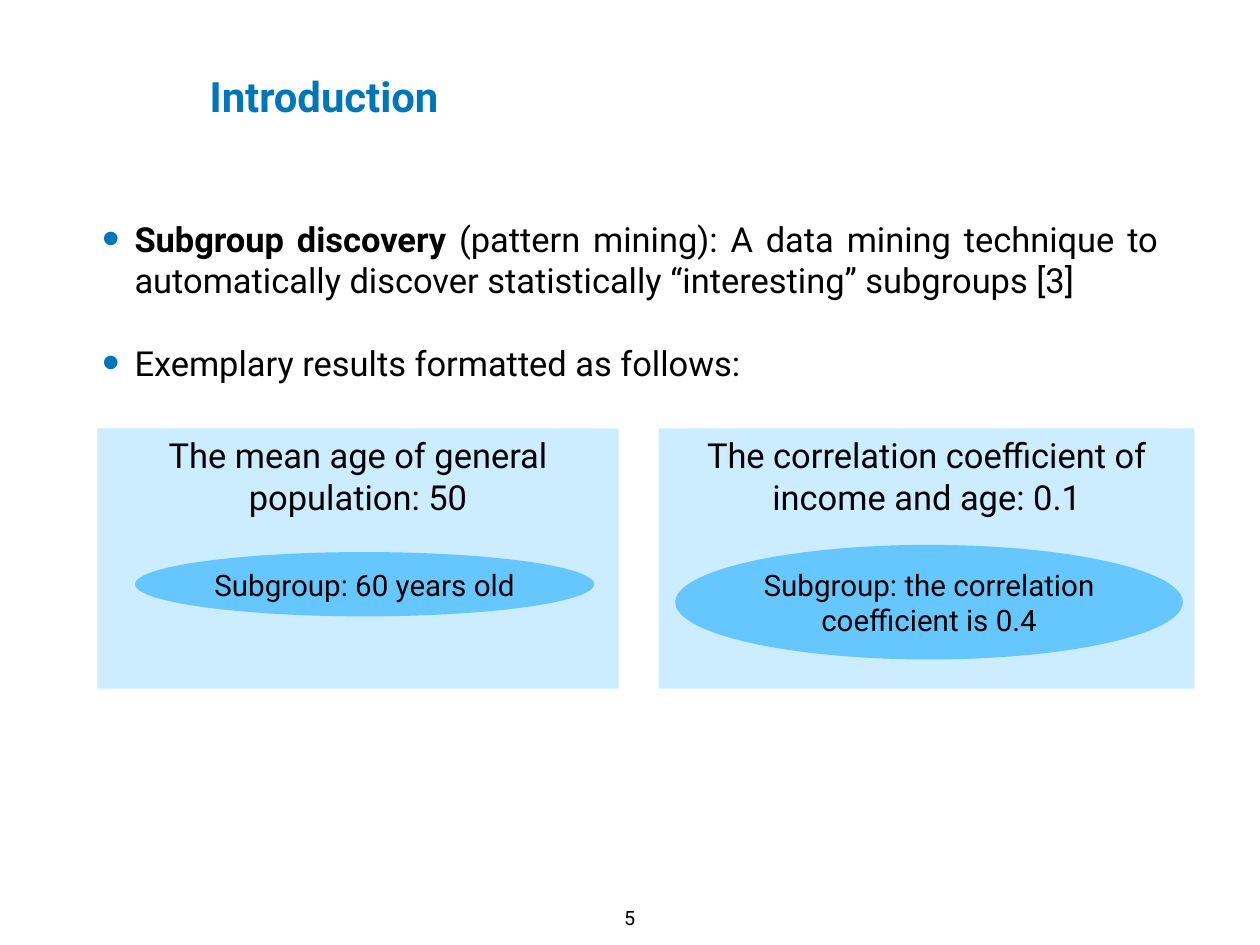
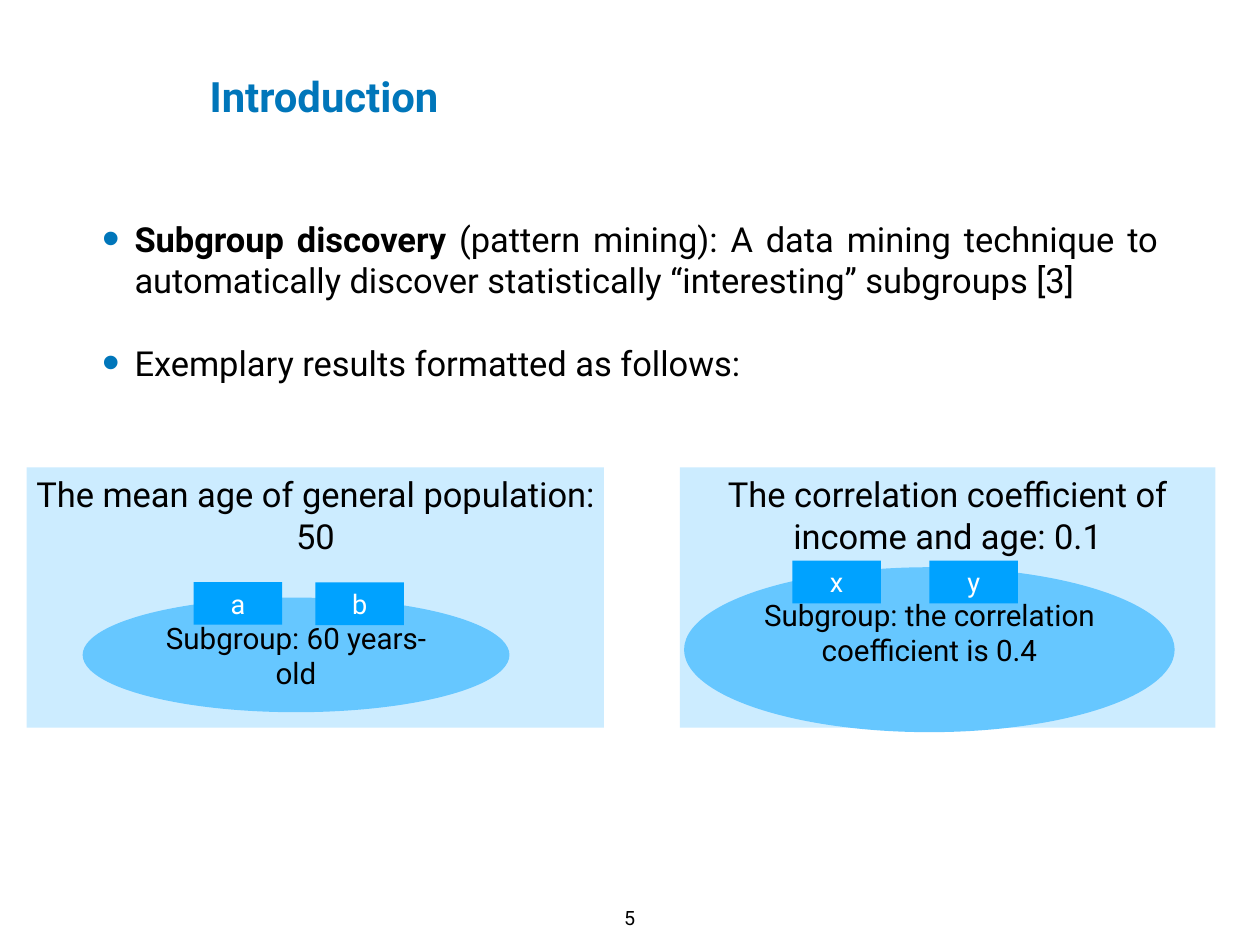
Before and after one commit to XiaoqiMa/Master-Thesis, a slide deck: slide 5 of Thesis/Proposal/slides/thesis_proposal.pptx. Drawn at 1260x945 pixels with LibreOffice and Linux fonts; fonts in the diff are those of the drawing; background and template pictures are left out. Boxes give left, top, right and bottom in pixels: in the first picture for what was removed or moved away, otherwise in the second. Text is boxed around its words. In the diff, an @@ line names an element or a change of style, - is before the commit and + after.

```diff
--- a/Thesis/Proposal/slides/thesis_proposal.pptx
+++ b/Thesis/Proposal/slides/thesis_proposal.pptx
@@ rectangle "The mean age of general ..." resized from (x1=97, y1=429, x2=618, y2=689) to (x1=27, y1=468, x2=604, y2=728) @@
@@ rectangle "The correlation coefficient of income ..." moved from (x1=659, y1=429, x2=1194, y2=689) to (x1=680, y1=468, x2=1215, y2=728) @@
@@ ellipse "Subgroup: the correlation coefficient is ..." resized from (x1=675, y1=545, x2=1183, y2=659) to (x1=684, y1=567, x2=1175, y2=732) @@
@@ rectangle added at (x1=792, y1=561, x2=881, y2=603), fill #00A2FF, 22 pt, text #FFFFFF @@
+x
@@ rectangle added at (x1=929, y1=561, x2=1018, y2=603), fill #00A2FF, 22 pt, text #FFFFFF @@
+y
@@ ellipse "Subgroup: 60 years-old" resized from (x1=135, y1=552, x2=594, y2=617) to (x1=82, y1=598, x2=509, y2=712) @@
@@ rectangle added at (x1=194, y1=582, x2=283, y2=625), fill #00A2FF, 22 pt, text #FFFFFF @@
+a
@@ rectangle added at (x1=315, y1=582, x2=404, y2=625), fill #00A2FF, 22 pt, text #FFFFFF @@
+b
@@ text in ellipse at (x1=166, y1=621, x2=426, y2=685): text changed @@
-Subgroup: 60 years old
+Subgroup: 60 years-old
```
Also in this commit, not shown: 6 other slides changed, 2 slides added.
